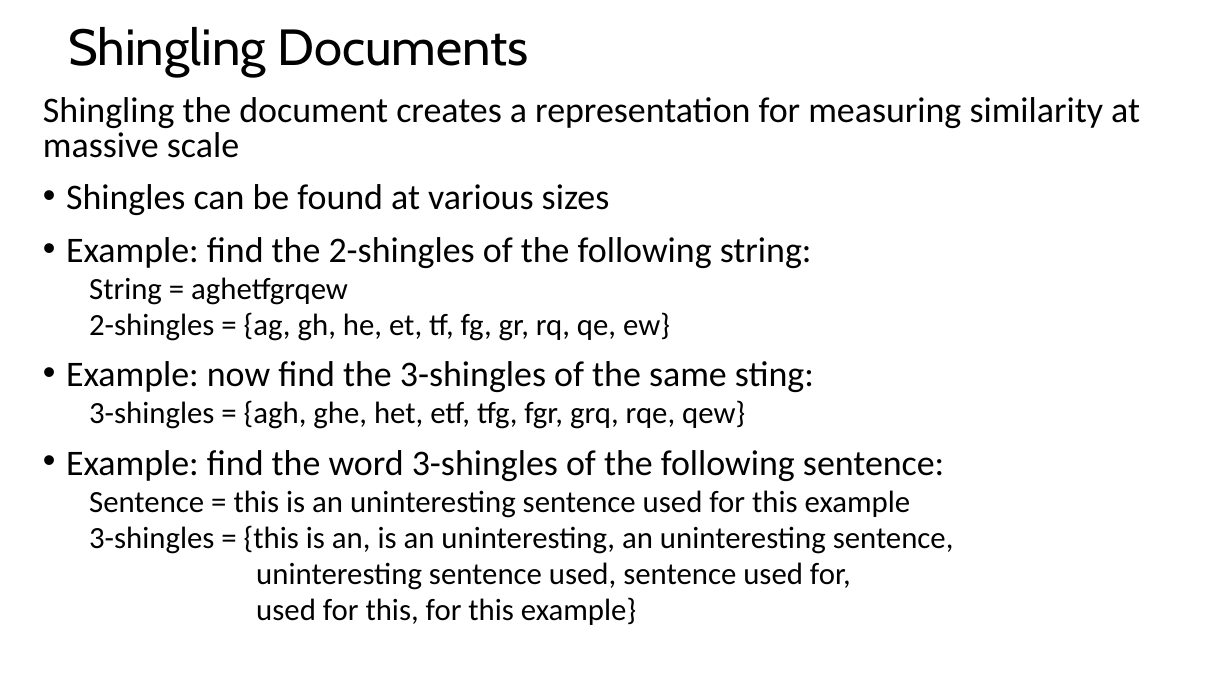
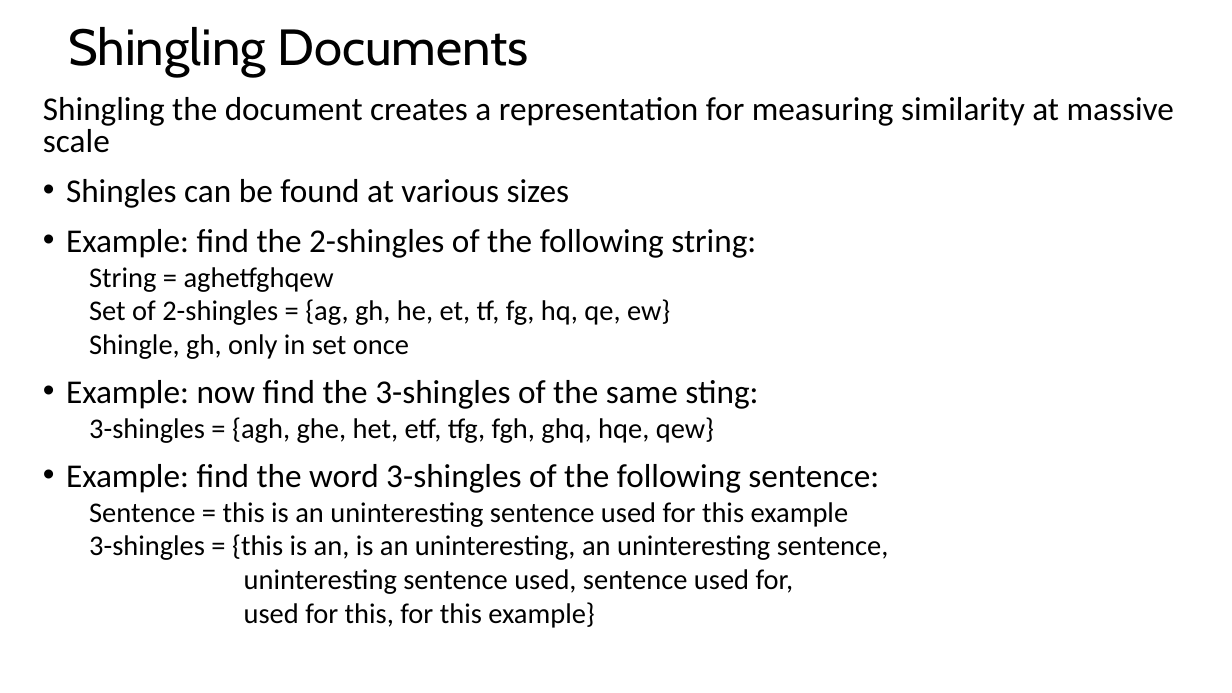
Before and after one commit to StephenElston/CSCI-E-108, a slide deck: slide 4 of slides/5_HighDimensionalSlimilarityByLocallySensitiveHashing.pptx. Drawn at 1232x693 pixels with LibreOffice and Linux fonts; fonts in the diff are those of the drawing. Boxes give left, top, right and bottom in pixels: in the first picture for what was removed or moved away, otherwise in the second. Text is boxed around its words. In the diff, an @@ line names an element or a change of style, - is before the commit and + after.

```diff
--- a/slides/5_HighDimensionalSlimilarityByLocallySensitiveHashing.pptx
+++ b/slides/5_HighDimensionalSlimilarityByLocallySensitiveHashing.pptx
@@ text at [43,97,1174,628]: size 28 to 25.9 pt in "Shingling the document creates a representation for ...", "Shingles can be found at various sizes", "Example: find the 2-shingles of the following ...", "Example: now find the 3-shingles of the ..." and 1 more places; size 24 to 22.2 pt in "Sentence = this is an uninteresting sentence ...", "3-shingles = {this is an, is an ...", "uninteresting sentence used, sentence used for,", "used for this, for this example}" @@
@@ text at [89,267,670,359]: text changed; size 24 to 22.2 pt @@
-  String = aghetfgrqew
-  2-shingles = {ag, gh, he, et, tf, fg, gr, rq, qe, ew}
+  String = aghetfghqew
+  Set of 2-shingles = {ag, gh, he, et, tf, fg, hq, qe, ew}
+  Shingle, gh, only in set once
@@ text at [89,417,714,443]: text changed; size 24 to 22.2 pt @@
-  3-shingles = {agh, ghe, het, etf, tfg, fgr, grq, rqe, qew}
+  3-shingles = {agh, ghe, het, etf, tfg, fgh, ghq, hqe, qew}
```
Also in this commit, not shown: 1 other slide changed, 2 other files.
